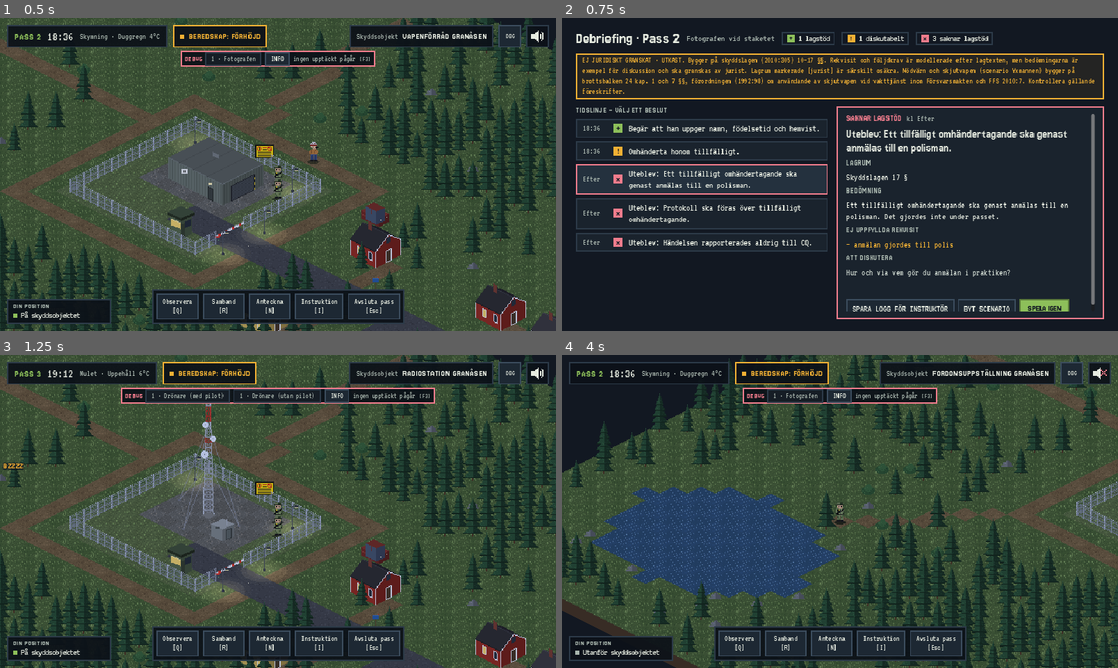
Above: before the commit, frames 1-4 (two rows, left to right).
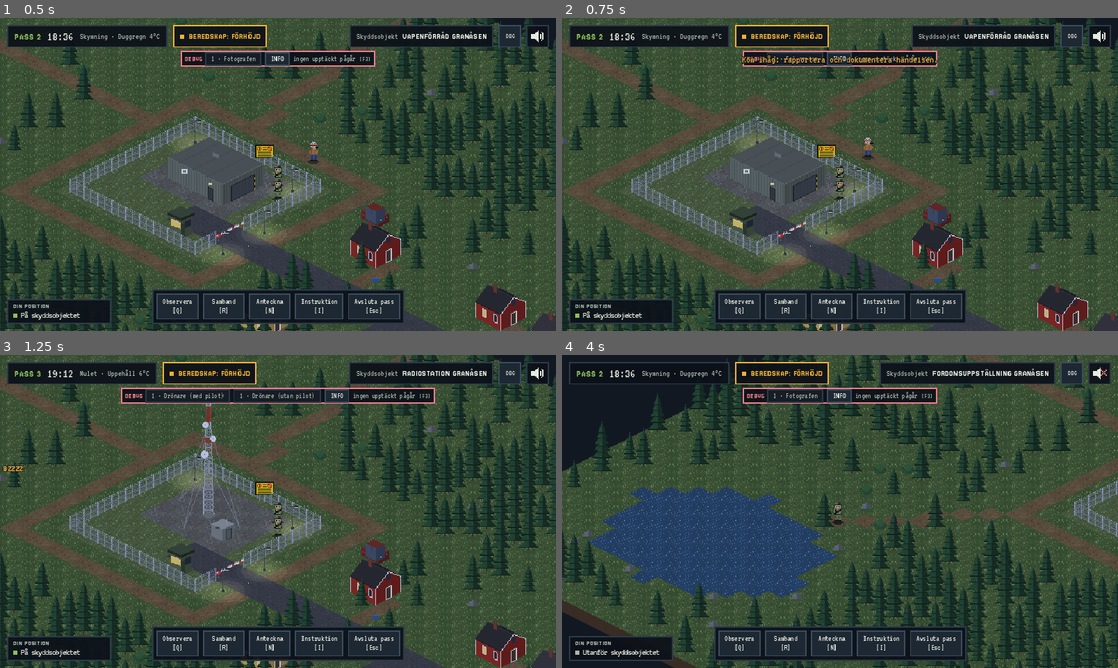
Above: after the commit, the same moments.

Repository: sulaco-hue/skyddsvakt
Game: Godot game, scene res://tester/kontroll.tscn
The game is run twice, just before and just after one commit, with the same random seed, the same clock (stepped at 60 frames per second) and the same inputs. This scene is started directly instead of the project's main scene.
Inputs (mouse positions are in pixels of both pictures, inside the frame that each line leads up to):
- Up to frame 1 (0.5 s): no input
- Up to frame 2 (0.75 s): click "DBG" at 0.5 s
- Up to frame 3 (1.25 s): no input
- Up to frame 4 (4 s): click (1101, 373) at 1.27 s; click "SPARA LOGG FÖR INSTRUKTÖR" at 2 s; click "INFO" at 2.75 s; click "Samband [R]" at 3.5 s

Frame 1 is identical in both runs. In frame 2, 81% of the frame differs, in the area x 0-100%, y 0-100%; in frame 3, less than 0.1%; in frame 4, 17%.

Commit message:
Kontaktläget: åtgärdsrad i alla dialogsteg och debugspår (fotografen först)
- Fast rad: Begär ID, Visitera, Undersök fordon, Beslag, Avvisa, Avlägsna,
  Omhänderta, Gripa, Låt gå. Reaktioner per scenario och per dialogsteg
- Debug: bedömning just nu och vart valet leder inom parentes
- Fotografen: reaktioner på alla åtgärder, nytt steg vid gripande utan grund
- Rättade kvarvarande AQ efter radbrytning i dialogerna

Co-Authored-By: Claude Opus 5.5 <noreply@anthropic.com>
Claude-Session: https://claude.ai/code/session_01PWrrRnAUGCDbWAToA7Kxse

Diff:
--- a/data/scenarier/dronaren.json
+++ b/data/scenarier/dronaren.json
@@ -412,7 +412,7 @@
       ]
     },
     "vaktchef": {
-      "replik": "DU (radio): ”CQ, CQ.” – CQ: ”CQ kom.”\nDU: ”Från Grindposten, drönare över objektet, pilot anträffad vid sjön, kom.”\nAQ: ”Uppfattat. Be dem landa och radera bilderna om de medger det. Notera uppgifterna, slut kom.” – DU: ”Klart slut.”",
+      "replik": "DU (radio): ”CQ, CQ.” – CQ: ”CQ kom.”\nDU: ”Från Grindposten, drönare över objektet, pilot anträffad vid sjön, kom.”\nCQ: ”Uppfattat. Be dem landa och radera bilderna om de medger det. Notera uppgifterna, slut kom.” – DU: ”Klart slut.”",
       "alternativ": [
         {
           "text": "Be dem landa och radera bilderna frivilligt, och anteckna uppgifterna.",
@@ -523,7 +523,7 @@
       ]
     },
     "skjuten_aq": {
-      "replik": "DU (radio): ”CQ, CQ.” – CQ: ”CQ kom.”\nDU: ”Från Grindposten, drönare nedskjuten över objektet, pilot med barn på plats vid sjön, kom.”\nAQ: ”…Uppfattat. Stanna där. Jag kommer ut. Slut kom.” – DU: ”Klart slut.”",
+      "replik": "DU (radio): ”CQ, CQ.” – CQ: ”CQ kom.”\nDU: ”Från Grindposten, drönare nedskjuten över objektet, pilot med barn på plats vid sjön, kom.”\nCQ: ”…Uppfattat. Stanna där. Jag kommer ut. Slut kom.” – DU: ”Klart slut.”",
       "alternativ": [
         {
           "text": "Anteckna vad som hänt och invänta CQ.",
--- a/data/scenarier/fotografen.json
+++ b/data/scenarier/fotografen.json
@@ -131,24 +131,24 @@
           "nasta": "visar"
         },
         {
-          "text": "Begär att han uppger namn, födelsetid och hemvist.",
-          "handling": "begara_identitet",
-          "stamning": 1,
-          "nasta": "id_fraga"
-        },
-        {
-          "text": "”Ge mig kameran. Nu.”",
-          "handling": "beslag",
-          "stamning": 3,
-          "nasta": "vagrar"
-        },
-        {
           "text": "Avsluta kontakten, notera bilens registreringsnummer och rapportera.",
           "handling": "dokumentera",
           "nasta": "lamnar",
           "npc_beteende": "ga_till_start"
         }
-      ]
+      ],
+      "atgarder": {
+        "begara_identitet": {
+          "text": "Begär att han uppger namn, födelsetid och hemvist.",
+          "stamning": 1,
+          "nasta": "id_fraga"
+        },
+        "beslag": {
+          "text": "”Ge mig kameran. Nu.”",
+          "stamning": 3,
+          "nasta": "vagrar"
+        }
+      }
     },
     "upplyst": {
       "replik": "– Okej, okej. Det såg jag inte. Men jag har redan tagit några bilder – vad händer nu?",
@@ -157,12 +157,6 @@
           "text": "Fråga om han frivilligt kan visa bilderna.",
           "handling": "fraga_frivilligt",
           "nasta": "visar"
-        },
-        {
-          "text": "Säg att du tar kameran i beslag.",
-          "handling": "beslag",
-          "stamning": 2,
-          "nasta": "vagrar"
         },
         {
           "text": "Tacka för samarbetet, notera registreringsnumret och rapportera.",
@@ -171,7 +165,14 @@
           "nasta": "lamnar_lugn",
           "npc_beteende": "ga_till_start"
         }
-      ]
+      ],
+      "atgarder": {
+        "beslag": {
+          "text": "Säg att du tar kameran i beslag.",
+          "stamning": 2,
+          "nasta": "vagrar"
+        }
+      }
     },
     "visar": {
       "replik": "– Här. Lite träd… och ja, staketet och {objekt_bestamd} syns på några. Nöjd nu?",
@@ -182,21 +183,22 @@
           "nasta": "vaktchef"
         },
         {
-          "text": "Ta kameran i beslag.",
-          "handling": "beslag",
-          "stamning": 2,
-          "nasta": "vagrar"
-        },
-        {
           "text": "Notera registreringsnumret, tacka och låt honom gå.",
           "handling": "dokumentera",
           "nasta": "lamnar_lugn",
           "npc_beteende": "ga_till_start"
         }
-      ]
+      ],
+      "atgarder": {
+        "beslag": {
+          "text": "Ta kameran i beslag.",
+          "stamning": 2,
+          "nasta": "vagrar"
+        }
+      }
     },
     "vaktchef": {
-      "replik": "DU (radio): ”CQ, CQ.” – CQ: ”CQ kom.”\nDU: ”Från Grindposten, person invid objektet har fotograferat det, begär order, kom.”\nAQ: ”Uppfattat. Polis underrättas. Notera hans uppgifter om han medger det, slut kom.” – DU: ”Klart slut.”\n\nMANNEN: – Visst, här är mitt körkort.",
+      "replik": "DU (radio): ”CQ, CQ.” – CQ: ”CQ kom.”\nDU: ”Från Grindposten, person invid objektet har fotograferat det, begär order, kom.”\nCQ: ”Uppfattat. Polis underrättas. Notera hans uppgifter om han medger det, slut kom.” – DU: ”Klart slut.”\n\nMANNEN: – Visst, här är mitt körkort.",
       "satt_fakta": {
         "anmalan_polis": true
       },
@@ -218,14 +220,15 @@
           "handling": "gripa_med_vald",
           "stamning": 3,
           "nasta": "gripen"
-        },
-        {
+        }
+      ],
+      "atgarder": {
+        "lata_ga": {
           "text": "Låt honom gå. Notera registreringsnumret och rapportera direkt.",
-          "handling": "lata_ga",
           "nasta": "lamnar",
           "npc_beteende": "ga_till_start"
         }
-      ]
+      }
     },
     "gripen": {
       "replik": "– Släpp mig! Du har ingen rätt att göra så här!\n\nKAMRATEN: – Jag täcker! Ska jag ropa upp CQ?",
@@ -267,53 +270,63 @@
           "nasta": "vaktchef"
         },
         {
-          "text": "Uppmana honom att lämna platsen och sluta fotografera.",
-          "handling": "avlagsna",
-          "stamning": 1,
-          "nasta": "lamnar_lugn",
-          "npc_beteende": "ga_till_start"
-        },
-        {
           "text": "Anteckna uppgifterna och registreringsnumret, låt honom gå.",
           "handling": "dokumentera",
           "nasta": "lamnar_lugn",
           "npc_beteende": "ga_till_start"
         }
-      ]
+      ],
+      "atgarder": {
+        "avlagsna": {
+          "text": "Uppmana honom att lämna platsen och sluta fotografera.",
+          "stamning": 1,
+          "nasta": "lamnar_lugn",
+          "npc_beteende": "ga_till_start"
+        }
+      }
     },
     "vagrar_id": {
       "replik": "– Nej. Det ger jag inte ut till någon vakt.",
       "satt_fakta": {
         "vagrat_id": true
       },
-      "alternativ": [
-        {
+      "alternativ": [],
+      "atgarder": {
+        "avlagsna": {
           "text": "Avlägsna honom: beordra honom att lämna platsen direkt.",
-          "handling": "avlagsna",
           "stamning": 1,
           "nasta": "lamnar",
           "npc_beteende": "ga_till_start"
         },
-        {
+        "tillfalligt_omhanderta": {
           "text": "Omhänderta honom tillfälligt.",
-          "handling": "tillfalligt_omhanderta",
           "stamning": 3,
           "satt_fakta": {
             "omhandertagande_genomfort": true
           },
           "nasta": "omhandertagen"
         },
-        {
+        "lata_ga": {
           "text": "Låt honom gå. Notera registreringsnumret och rapportera.",
-          "handling": "lata_ga",
           "nasta": "lamnar",
           "npc_beteende": "ga_till_start"
         }
-      ]
+      }
     },
     "omhandertagen": {
       "replik": "– Det här kommer ni att få ångra!\n\nMannen följer motvilligt med mot grinden. Kamraten täcker.",
       "slut": true
+    },
+    "gripen_utan_grund": {
+      "replik": "– Gripen?! För att jag fotograferade löv? Det här är ju sjukt!\n\nKAMRATEN (lågt): – Gripa… på vilken grund? 13 § gäller väl spioneri och sabotage?",
+      "alternativ": [
+        {
+          "text": "Släpp honom, säg att det blev fel och be honom lämna platsen.",
+          "stamning": -1,
+          "nasta": "lamnar",
+          "npc_beteende": "ga_till_start"
+        }
+      ]
     }
   },
   "anropssignaler": {
@@ -491,5 +504,60 @@
       "kontakt": "person som fotograferat objektet vid sektor NO",
       "fore": "händelse vid sektor NO"
     }
+  },
+  "atgarder": {
+    "kommentar": "Standardreaktioner på åtgärdsraden i kontaktläget. Ett dialogsteg kan ersätta dem med egna \"atgarder\". \"nasta\" = nästa steg, annars \"replik\" och samtalet står kvar.",
+    "begara_identitet": {
+      "text": "Begär att han uppger namn, födelsetid och hemvist.",
+      "stamning": 1,
+      "nasta": "id_fraga"
+    },
+    "kroppsvisitera": {
+      "text": "Beslutar om kroppsvisitation.",
+      "stamning": 2,
+      "replik": "– Visitera mig? För att jag tog bilder på några träd? Glöm det!"
+    },
+    "undersoka_fordon": {
+      "text": "Beslutar om undersökning av hans bil.",
+      "stamning": 2,
+      "replik": "– Bilen står på allmän väg. Den rör du inte!"
+    },
+    "beslag": {
+      "text": "”Ge mig kameran. Den tas i beslag.”",
+      "stamning": 3,
+      "nasta": "vagrar"
+    },
+    "avvisa": {
+      "text": "Avvisar honom från skyddsobjektet.",
+      "stamning": 1,
+      "replik": "– Avvisa? Jag vill ju inte in någonstans. Jag står på en skogsväg."
+    },
+    "avlagsna": {
+      "text": "Avlägsnar honom: beordrar honom att lämna platsen och sluta fotografera.",
+      "stamning": 1,
+      "nasta": "lamnar",
+      "npc_beteende": "ga_till_start"
+    },
+    "tillfalligt_omhanderta": {
+      "text": "Omhändertar honom tillfälligt.",
+      "stamning": 3,
+      "satt_fakta": {
+        "omhandertagande_genomfort": true
+      },
+      "nasta": "omhandertagen"
+    },
+    "gripa": {
+      "text": "”Du är gripen.”",
+      "stamning": 3,
+      "satt_fakta": {
+        "gripande_genomfort": true
+      },
+      "nasta": "gripen_utan_grund"
+    },
+    "lata_ga": {
+      "text": "Låter honom gå. Noterar registreringsnumret.",
+      "nasta": "lamnar",
+      "npc_beteende": "ga_till_start"
+    }
   }
 }
--- a/data/scenarier/hantverkaren.json
+++ b/data/scenarier/hantverkaren.json
@@ -359,7 +359,7 @@
       ]
     },
     "aq_kontroll": {
-      "replik": "DU (radio): ”CQ, CQ.” – CQ: ”CQ kom.”\nDU: ”Från Grindposten, hantverkare från Ventservice vid grinden, begär kontroll av behörighet, kom.”\nAQ: ”Inget besök föranmält. Släpp inte in. Slut kom.” – DU: ”Klart slut.”",
+      "replik": "DU (radio): ”CQ, CQ.” – CQ: ”CQ kom.”\nDU: ”Från Grindposten, hantverkare från Ventservice vid grinden, begär kontroll av behörighet, kom.”\nCQ: ”Inget besök föranmält. Släpp inte in. Slut kom.” – DU: ”Klart slut.”",
       "alternativ": [
         {
           "text": "Förklara att besöket inte är föranmält och att han inte får komma in.",
--- a/data/scenarier/yxmannen.json
+++ b/data/scenarier/yxmannen.json
@@ -388,7 +388,7 @@
       ]
     },
     "polis": {
-      "replik": "DU (radio): ”CQ, CQ.” – CQ: ”CQ kom.”\nDU: ”Från Grindposten, en man gripen för olaga hot med yxa, begär polis till grinden, kom.”\nAQ: ”Uppfattat, polis underrättas, slut kom.” – DU: ”Klart slut.”",
+      "replik": "DU (radio): ”CQ, CQ.” – CQ: ”CQ kom.”\nDU: ”Från Grindposten, en man gripen för olaga hot med yxa, begär polis till grinden, kom.”\nCQ: ”Uppfattat, polis underrättas, slut kom.” – DU: ”Klart slut.”",
       "slut": true
     },
     "vantar": {
--- a/scripts/core/spel.gd
+++ b/scripts/core/spel.gd
@@ -77,6 +77,18 @@
 
 func klockstrang() -> String:
 	return Datafil.s_till_tid(klocka_s)
+
+
+## Sant när debugraden visas (kontaktläget visar då vart valen leder).
+var debug := false
+
+
+## Bedömer en handling utan att logga den (debug: "vilket spår är vi på").
+## extra_fakta läggs ovanpå nuvarande fakta, som när ett val sätter fakta.
+func forhandsbedom(handling_id: String, extra_fakta: Dictionary = {}) -> Dictionary:
+	var f := fakta.duplicate()
+	f.merge(extra_fakta, true)
+	return regelmotor.bedom(handling_id, f, _bedomning_override)
 
 
 ## Utför en handling: bedöms av regelmotorn och läggs i beslutsloggen.
--- a/scripts/ui/hud.gd
+++ b/scripts/ui/hud.gd
@@ -55,6 +55,8 @@
 	_bygg_debug()
 	_bygg_debug_info()
 	_debug.visible = not UiKit.kompakt
+	_debug.visibility_changed.connect(func() -> void: Spel.debug = _debug.visible)
+	Spel.debug = _debug.visible
 	_bygg_samband()
 	_bygg_position()
 	_bygg_handlingar()
--- a/scripts/ui/kontakt.gd
+++ b/scripts/ui/kontakt.gd
@@ -5,12 +5,36 @@
 ## Dialogen läses från scenariots "dialog"-nyckel. Varje alternativ har en
 ## "handling" som bedöms av regelmotorn. Vilket alternativ som är rätt visas
 ## aldrig här – det tas upp i debriefingen.
+##
+## Under svaren finns alltid samma åtgärder (avvisa, avlägsna, omhänderta,
+## gripa …), så att valet inte avslöjar vad som är rimligt. Motpartens
+## reaktion på en åtgärd står i scenariots "atgarder" och kan ersättas per
+## dialogsteg (nodens "atgarder"). En reaktion har antingen "nasta" (nästa
+## steg) eller en egen "replik" – då ligger samma svar kvar.
+## Med debug påslaget visas inom parentes bedömningen just nu och vart valet leder.
+
+## Åtgärdsraden: handling i lagrum.json och kort etikett.
+const ATGARDER := [
+	["begara_identitet", "Begär ID"],
+	["kroppsvisitera", "Visitera"],
+	["undersoka_fordon", "Undersök fordon"],
+	["beslag", "Beslag"],
+	["avvisa", "Avvisa"],
+	["avlagsna", "Avlägsna"],
+	["tillfalligt_omhanderta", "Omhänderta"],
+	["gripa", "Gripa"],
+	["lata_ga", "Låt gå"],
+]
 
 signal val_gjort(alternativ: Dictionary)
 signal nod_visad(nod: Dictionary)
 signal stangd
 
 var dialog: Dictionary = {}
+## Scenariots standardreaktioner på åtgärderna ({handling: {text, nasta | replik, …}}).
+var atgarder: Dictionary = {}
+var _atgard_lista: Array = []
+var _nod_id := ""
 var stamning := 3
 
 var _replik: Label
@@ -25,10 +49,15 @@
 var _slut := false
 var _tid := 0.0
 var _chips: HFlowContainer
+var _atgard_rubrik: Label
+var _atgard_rad: HFlowContainer
+var _atgard_val: Array = []
 
 
 func bygg(scenario: Dictionary) -> void:
 	dialog = scenario.get("dialog", {})
+	atgarder = scenario.get("atgarder", {})
+	_atgard_lista = scenario.get("atgarder_lista", ATGARDER.map(func(a: Array) -> String: return str(a[0])))
 	UiKit.helskarm(self)
 	mouse_filter = Control.MOUSE_FILTER_STOP
 	var bg := UiKit.ruta_farg(Color(0.04, 0.055, 0.08, 0.86), Vector2.ZERO)
@@ -113,6 +142,12 @@
 	hoger.add_child(UiKit.rubrik("DITT SVAR", 14, UiKit.GRON))
 	_alternativ_lista = UiKit.vbox(8)
 	hoger.add_child(_alternativ_lista)
+	_atgard_rubrik = UiKit.rubrik("ÅTGÄRDER", 14, UiKit.BARNSTEN)
+	hoger.add_child(_atgard_rubrik)
+	_atgard_rad = HFlowContainer.new()
+	_atgard_rad.add_theme_constant_override("h_separation", 8)
+	_atgard_rad.add_theme_constant_override("v_separation", 8)
+	hoger.add_child(_atgard_rad)
 
 	# Spelaren
 	var botten := UiKit.hbox(16)
@@ -157,25 +192,80 @@
 	visa_nod(start_nod)
 
 
-func visa_nod(nod_id: String) -> void:
+func visa_nod(nod_id: String, replik_override := "") -> void:
 	var nod: Dictionary = dialog.get(nod_id, {})
-	_replik.text = str(nod.get("replik", "…"))
+	_nod_id = nod_id
+	_replik.text = replik_override if replik_override != "" else str(nod.get("replik", "…"))
 	if nod.has("stamning"):
 		stamning = clampi(int(nod["stamning"]), 0, 8)
 		_uppdatera_stamning()
-	nod_visad.emit(nod)
+	if replik_override == "":
+		nod_visad.emit(nod)
 	for c in _alternativ_lista.get_children():
 		c.queue_free()
+	for c in _atgard_rad.get_children():
+		c.queue_free()
+	_atgard_val.clear()
 	_aktuella = nod.get("alternativ", [])
-	_slut = bool(nod.get("slut", false)) or _aktuella.is_empty()
+	# Utan svar och utan åtgärdsrad är samtalet slut.
+	var utan_atgarder: bool = atgarder.is_empty() or nod.get("atgarder", {}) is bool
+	_slut = bool(nod.get("slut", false)) or (_aktuella.is_empty() and utan_atgarder)
 	if _slut:
 		var b := UiKit.knapp("TILLBAKA TILL PASSET  [Enter]", true, UiKit.GRON)
 		b.custom_minimum_size = Vector2(0, 52)
 		b.pressed.connect(_stang)
 		_alternativ_lista.add_child(b)
+		_atgard_rubrik.visible = false
 		return
 	for i in _aktuella.size():
 		_alternativ_lista.add_child(_alternativrad(i, _aktuella[i]))
+	_bygg_atgarder(nod)
+
+
+## Åtgärdsknapparna. Nodens "atgarder" ersätter scenariots reaktioner;
+## "atgarder": false i en nod döljer raden.
+func _bygg_atgarder(nod: Dictionary) -> void:
+	var egna: Variant = nod.get("atgarder", {})
+	_atgard_rubrik.visible = egna is Dictionary and not atgarder.is_empty()
+	if not _atgard_rubrik.visible:
+		return
+	for a in ATGARDER:
+		var id := str(a[0])
+		if not id in _atgard_lista:
+			continue
+		var reaktion: Dictionary = (egna as Dictionary).get(id, atgarder.get(id, {}))
+		if reaktion.is_empty():
+			continue
+		var alt := reaktion.duplicate()
+		alt["handling"] = id
+		if not alt.has("text"):
+			alt["text"] = str(a[1])
+		var etikett := str(a[1])
+		if Spel.debug:
+			etikett += "\n" + _spar(alt)
+		var b := UiKit.knapp(etikett, true, UiKit.BARNSTEN)
+		b.add_theme_font_size_override("font_size", 18 if UiKit.kompakt else 20)
+		b.custom_minimum_size = Vector2(0, 40)
+		b.pressed.connect(_valj_alt.bind(alt))
+		_atgard_val.append(alt)
+		_atgard_rad.add_child(b)
+
+
+## Debug: bedömningen just nu och vart valet leder, t.ex. "(DISKUTABELT → lamnar)".
+func _spar(alt: Dictionary) -> String:
+	var delar: Array[String] = []
+	var h := str(alt.get("handling", ""))
+	if h != "":
+		var b := Spel.forhandsbedom(h, alt.get("satt_fakta", {}))
+		delar.append(str(UiKit.UTFALL.get(str(b.get("utfall", "")), {}).get("etikett", b.get("utfall", ""))))
+	var nasta := _nasta(alt)
+	if nasta != "":
+		delar.append("→ " + nasta)
+	elif alt.has("replik"):
+		delar.append("→ (svarar)")
+	else:
+		delar.append("→ slut")
+	return "(" + " ".join(delar) + ")"
 
 
 func _alternativrad(i: int, alt: Dictionary) -> Control:
@@ -191,7 +281,10 @@
 	nl.vertical_alignment = VERTICAL_ALIGNMENT_CENTER
 	nr.add_child(nl)
 	h.add_child(nr)
-	var t := UiKit.etikett(str(alt.get("text", "")), 21 if UiKit.kompakt else 24, UiKit.TEXT, true)
+	var text := str(alt.get("text", ""))
+	if Spel.debug:
+		text += "  " + _spar(alt)
+	var t := UiKit.etikett(text, 21 if UiKit.kompakt else 24, UiKit.TEXT, true)
 	t.size_flags_horizontal = Control.SIZE_EXPAND_FILL
 	h.add_child(t)
 	ruta.gui_input.connect(_pa_alternativ_input.bind(i, ruta))
@@ -206,16 +299,36 @@
 func _valj(i: int) -> void:
 	if i < 0 or i >= _aktuella.size():
 		return
-	var alt: Dictionary = _aktuella[i]
-	stamning = clampi(stamning + int(alt.get("stamning", 0)), 0, 8)
-	_uppdatera_stamning()
-	val_gjort.emit(alt)
+	_valj_alt(_aktuella[i])
+
+
+## Väljer en åtgärd i raden (index i den ordning knapparna visas; används av testerna).
+func valj_atgard(handling_id: String) -> bool:
+	for alt in _atgard_val:
+		if str(alt.get("handling", "")) == handling_id:
+			_valj_alt(alt)
+			return true
+	return false
+
+
+func _nasta(alt: Dictionary) -> String:
 	var nasta := str(alt.get("nasta", ""))
 	# "nasta_variant": olika fortsättning beroende på scenariots variant
 	var per_variant: Dictionary = alt.get("nasta_variant", {})
 	if per_variant.has(Spel.variant):
 		nasta = str(per_variant[Spel.variant])
-	if nasta == "" or not dialog.has(nasta):
+	return nasta
+
+
+func _valj_alt(alt: Dictionary) -> void:
+	stamning = clampi(stamning + int(alt.get("stamning", 0)), 0, 8)
+	_uppdatera_stamning()
+	val_gjort.emit(alt)
+	var nasta := _nasta(alt)
+	if nasta == "" and alt.has("replik"):
+		# Motparten svarar men samtalet står kvar i samma steg.
+		visa_nod(_nod_id, str(alt["replik"]))
+	elif nasta == "" or not dialog.has(nasta):
 		_stang()
 	else:
 		visa_nod(nasta)
--- a/tester/kontroll.gd
+++ b/tester/kontroll.gd
@@ -93,6 +93,23 @@
 			var nasta := str(alt.get("nasta", ""))
 			if nasta != "" and not dialog.has(nasta):
 				_fel("dialog '%s' pekar på okänd nod '%s'" % [nod_id, nasta])
+	# Åtgärdsraden: scenariots standardreaktioner och nodernas egna.
+	var reaktioner: Array = [["atgarder", scenario.get("atgarder", {})]]
+	for nod_id in dialog:
+		var egna: Variant = dialog[nod_id].get("atgarder", {})
+		if egna is Dictionary:
+			reaktioner.append([nod_id, egna])
+	for par in reaktioner:
+		for h: String in par[1]:
+			if h == "kommentar":
+				continue
+			if not handlingar.has(h):
+				_fel("%s: åtgärd '%s' finns inte i lagrum.json" % [par[0], h])
+			var nasta := str(par[1][h].get("nasta", ""))
+			if nasta != "" and not dialog.has(nasta):
+				_fel("%s: åtgärd '%s' pekar på okänd nod '%s'" % [par[0], h, nasta])
+			if nasta == "" and not par[1][h].has("replik"):
+				_fel("%s: åtgärd '%s' saknar både nasta och replik" % [par[0], h])
 	for val in scenario.get("sambandsval", []):
 		var h := str(val.get("handling", ""))
 		if h != "" and not handlingar.has(h):
@@ -177,11 +194,27 @@
 	if not kontakt.visible:
 		_fel("kontaktläget öppnades inte")
 		return
-	kontakt.call("_valj", 2)  # Begär namn, födelsetid och hemvist
+	# Debug visar spåret; en åtgärd med egen replik låter samtalet stå kvar.
+	Spel.debug = true
+	kontakt.visa_nod("start")
+	var spar := str(kontakt.call("_spar", {"handling": "avvisa", "replik": "x"}))
+	if not spar.contains("SAKNAR LAGSTÖD"):
+		_fel("debugspåret för Avvisa: " + spar)
+	else:
+		_ok("debug visar spåret: Avvisa " + spar)
+	kontakt.valj_atgard("avvisa")
+	await _vanta(2)
+	if not kontakt.visible or kontakt._nod_id != "start":
+		_fel("Avvisa med egen replik borde lämna samtalet i samma steg")
+	Spel.debug = false
+	kontakt.visa_nod("start")
+	if not kontakt.valj_atgard("begara_identitet"):  # Åtgärdsraden: Begär ID
+		_fel("åtgärden Begär ID saknas i kontaktläget")
 	await _vanta(2)
 	kontakt.call("_valj", 1)  # "Gör som jag säger." -> vägrar
 	await _vanta(2)
-	kontakt.call("_valj", 1)  # Omhänderta tillfälligt
+	if not kontakt.valj_atgard("tillfalligt_omhanderta"):
+		_fel("åtgärden Omhänderta saknas i kontaktläget")
 	await _vanta(2)
 	kontakt.call("_stang")
 	await _vanta(3)
